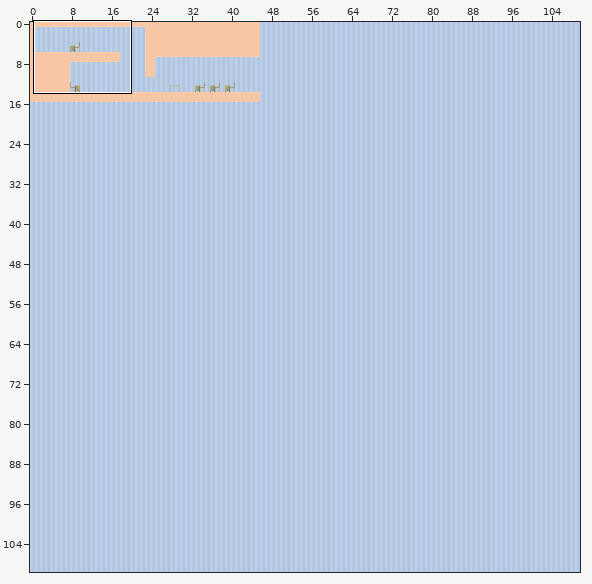
Level history. Tiled map: Assets/Maps/main.tmx. The first picture is a wide view before the edit; the outline marks the close-up.
Close-up. First the earlier version:
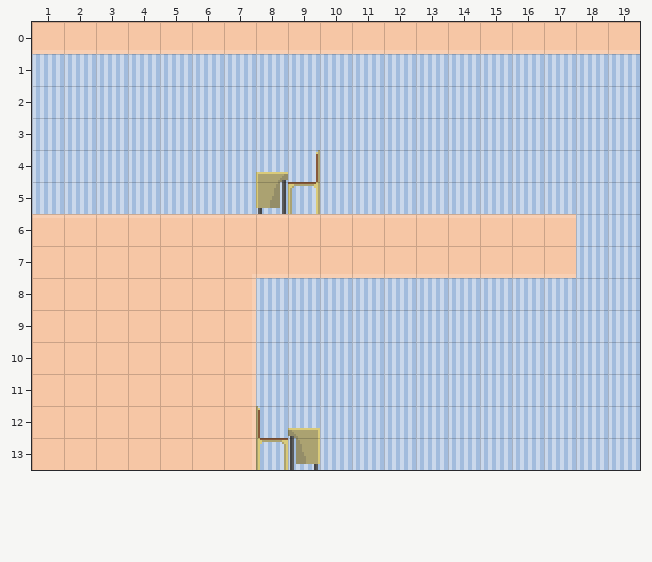
Cells are 16x16 px. Shown: x 1..19, y 0..13. The commit also changed other parts of the map, which this record leaves out.
The same view after the edit:
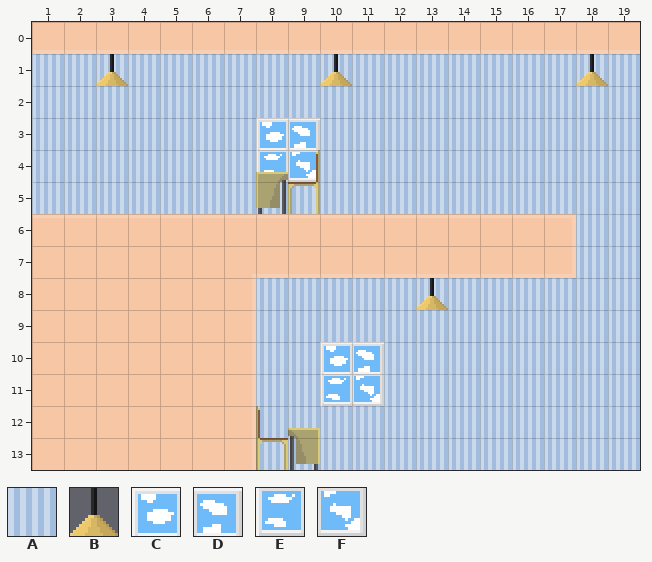
Key: from "TILES": A 4, B 10, C 12, D 13, E 28, F 29.
_ is an empty cell, . an unchanged one.
Edits made:
--- layer "BG"
@@ x 8..9 @@
- 3 AA
- 4 AA
+ 3 CD
+ 4 EF
@@ x 10..11 @@
-10 AA
-11 AA
+10 CD
+11 EF
--- layer "BG Obj"
@@ x 3..18 @@
- 1 _......_......._
+ 1 B......B.......B
@@ x 13..13 @@
- 8 _
+ 8 B
